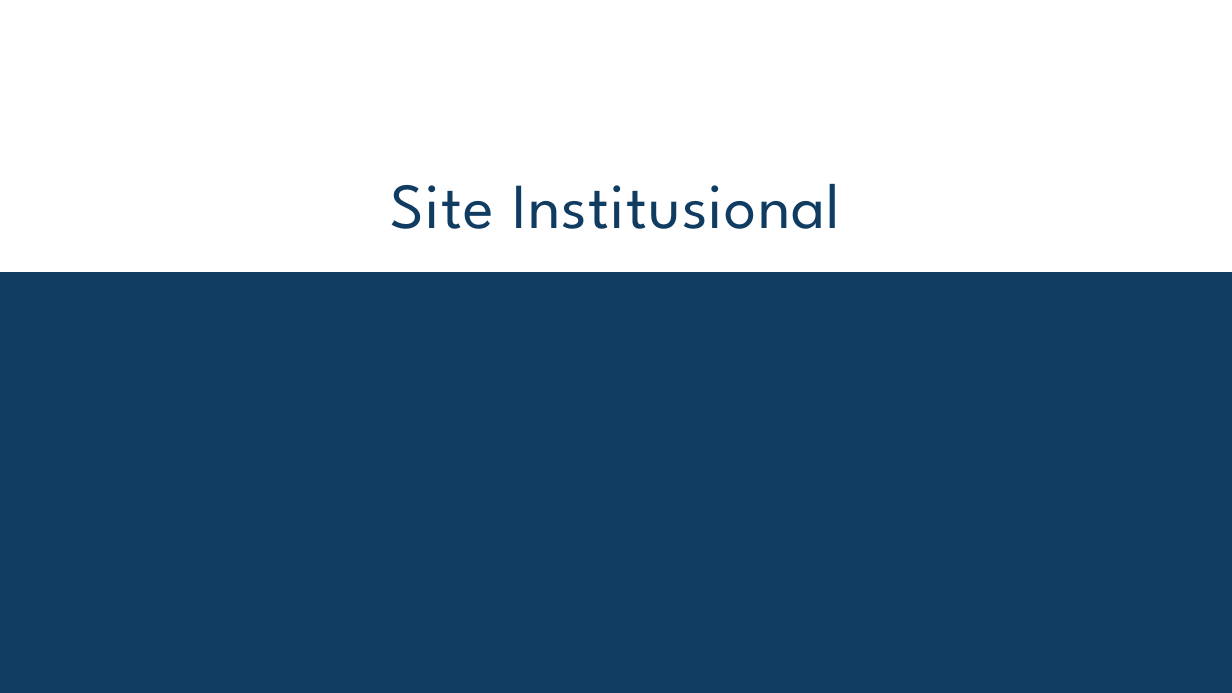
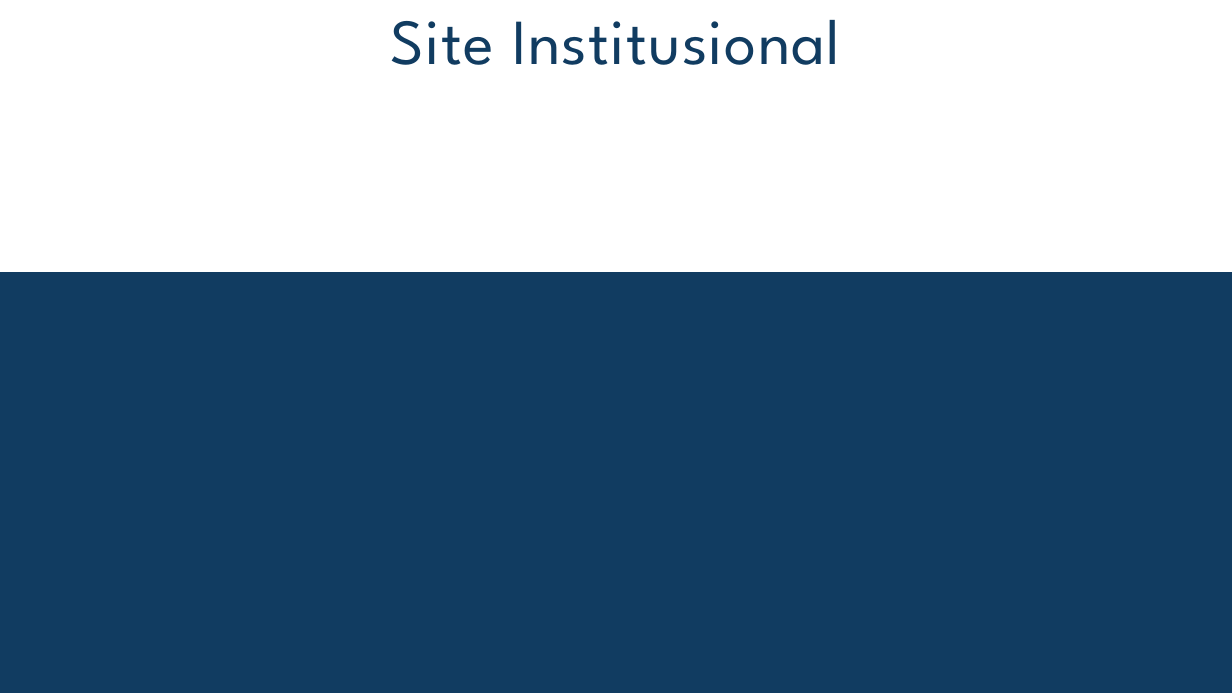
Before and after one commit to dasSouza/CyberLife, a slide deck: slide 7 of documentos/cyber life.pptx. Drawn at 1232x693 pixels with LibreOffice and Linux fonts; fonts in the diff are those of the drawing. Boxes give left, top, right and bottom in pixels: in the first picture for what was removed or moved away, otherwise in the second. Text is boxed around its words. In the diff, an @@ line names an element or a change of style, - is before the commit and + after.

```diff
--- a/documentos/cyber life.pptx
+++ b/documentos/cyber life.pptx
@@ text "Site Institusional": place and size @@
-text "Site Institusional" at (391, 184, 840, 229)
+text "Site Institusional" at (391, 20, 840, 65)
```
Also in this commit, not shown: 3 other slides changed.
